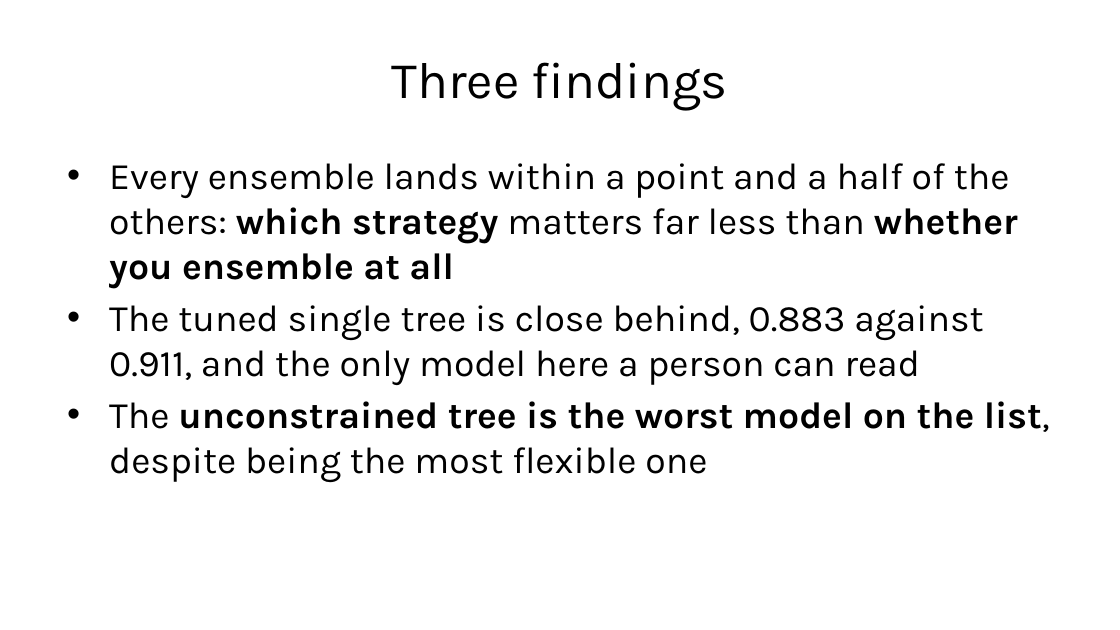
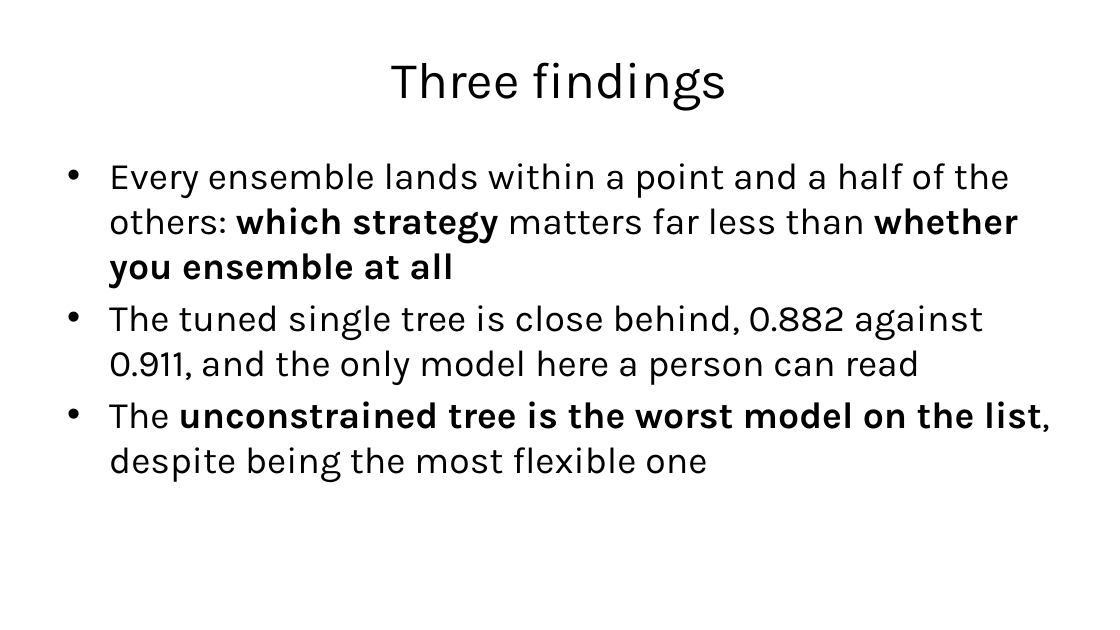
Before and after one commit to fabioantonini/technologies-for-artificial-intelligence, a slide deck: slide 50 of Lessons/07_trees_and_ensembles/Slides/trees_and_ensembles_slides.pptx (slide 47 before the commit). Drawn at 1120x630 pixels with LibreOffice and Linux fonts; fonts in the diff are those of the drawing; background and template pictures are left out. Boxes give left, top, right and bottom in pixels: in the first picture for what was removed or moved away, otherwise in the second. Text is boxed around its words. In the diff, an @@ line names an element or a change of style, - is before the commit and + after.

```diff
--- a/Lessons/07_trees_and_ensembles/Slides/trees_and_ensembles_slides.pptx
+++ b/Lessons/07_trees_and_ensembles/Slides/trees_and_ensembles_slides.pptx
@@ text at (x1=109, y1=305, x2=983, y2=385): text changed @@
-• The tuned single tree is close behind, 0.883 against 0.911, and the only model here a person can read
+• The tuned single tree is close behind, 0.882 against 0.911, and the only model here a person can read
```
Also in this commit, not shown: 3 other slides changed, 3 slides added, 13 other files.
